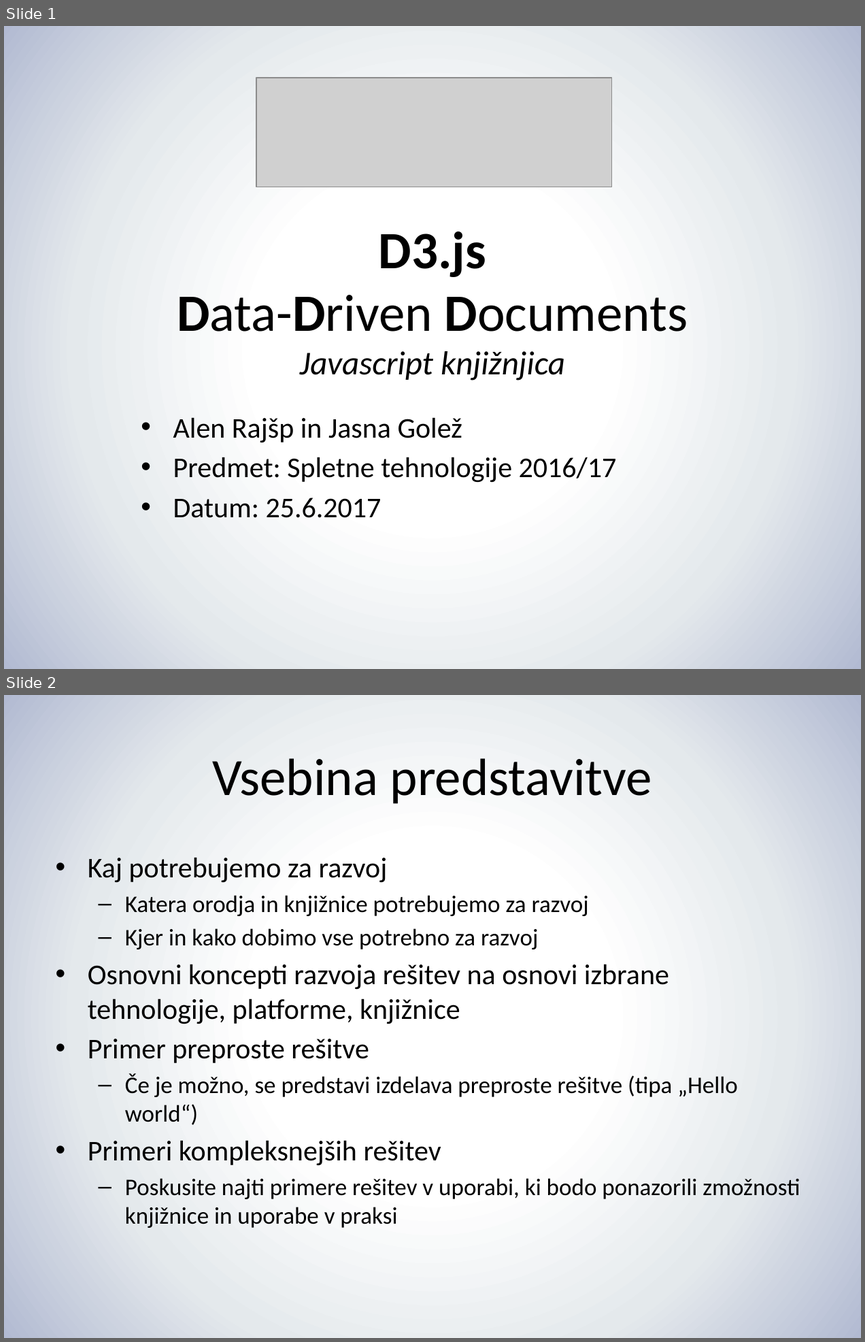
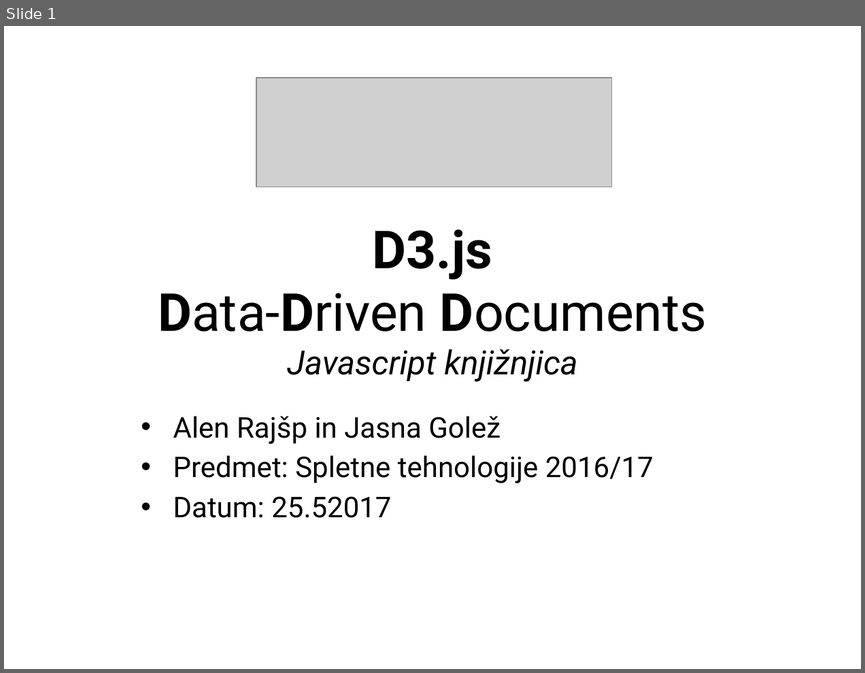
Before and after one commit to jasna19/GremoVun, a slide deck: D3/D3 Presentation/D3_Rajšp_Golež.pptx. Shown one above the other, each under a label of ours: slides 1 and 2 before the commit, slide 1 after it. The pictures are 865x1342 and 865x673 pixels, drawn with LibreOffice and Linux fonts; fonts in the diff are those of the drawing; grey boxes stand for pictures. Boxes give left, top, right and bottom in pixels: in the first picture for what was removed or moved away, otherwise in the second. Text is boxed around its words. In the diff, an @@ line names an element or a change of style, - is before the commit and + after.

```diff
--- a/D3/D3 Presentation/D3_Rajšp_Golež.pptx
+++ b/D3/D3 Presentation/D3_Rajšp_Golež.pptx
@@ slide 2 removed at <box>4,695,861,1338</box>, background gradient #FFFFFF to #E4E9EC to #B2BAD2 @@
@@ title removed at <box>212,758,652,804</box> @@
-Vsebina predstavitve
@@ text removed at <box>88,857,800,1227</box> @@
-• Kaj potrebujemo za razvoj
-  – Katera orodja in knjižnice potrebujemo za razvoj
-  – Kjer in kako dobimo vse potrebno za razvoj
-• Osnovni koncepti razvoja rešitev na osnovi izbrane tehnologije, platforme, knjižnice
-• Primer preproste rešitve
-  – Če je možno, se predstavi izdelava preproste rešitve (tipa „Hello world“)
-• Primeri kompleksnejših rešitev
-  – Poskusite najti primere rešitev v uporabi, ki bodo ponazorili zmožnosti knjižnice in uporabe v praksi
@@ slide 1 changed as well @@
@@ background gradient #FFFFFF to #E4E9EC to #B2BAD2 to #FFFFFF @@
@@ text "D3.js" at <box>158,229,706,382</box>: font Calibri to Roboto @@
@@ text at <box>173,416,653,483</box>: font Calibri to Roboto in "Alen Rajšp in Jasna Golež", "Predmet: Spletne tehnologije 2016/17" @@
@@ text at <box>173,496,391,518</box>: text changed; font Calibri to Roboto @@
-• Datum: 25.6.2017
+• Datum: 25.52017
```
Also in this commit, not shown: 6 other slides changed, 9 slides added, 4 other slides removed.
